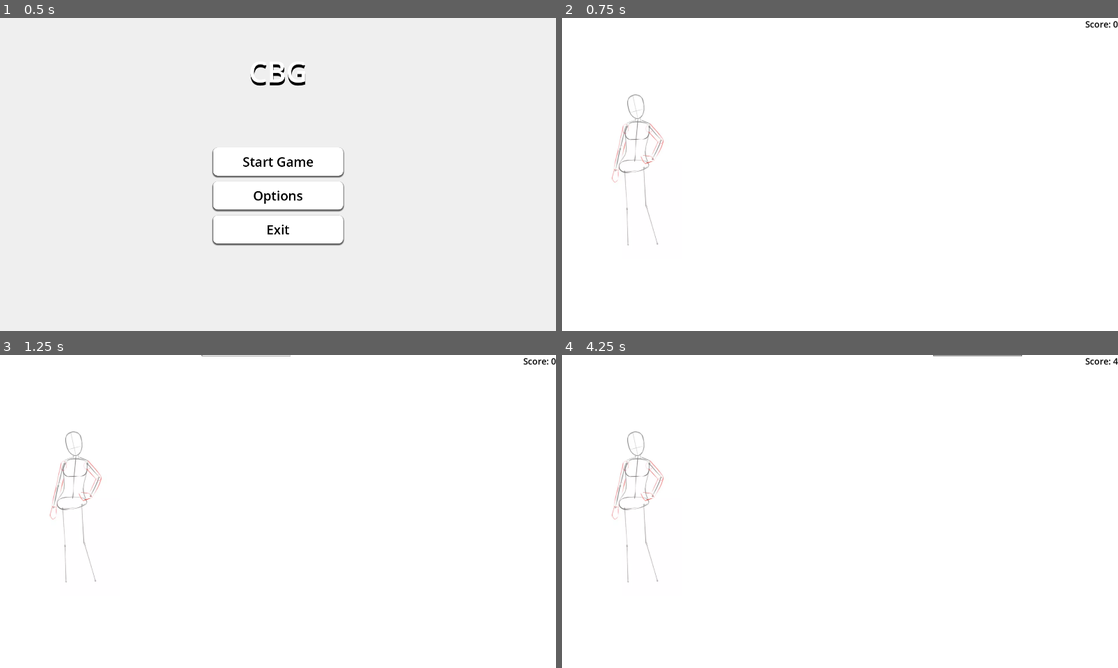
Above: before the commit, frames 1-4 (two rows, left to right).
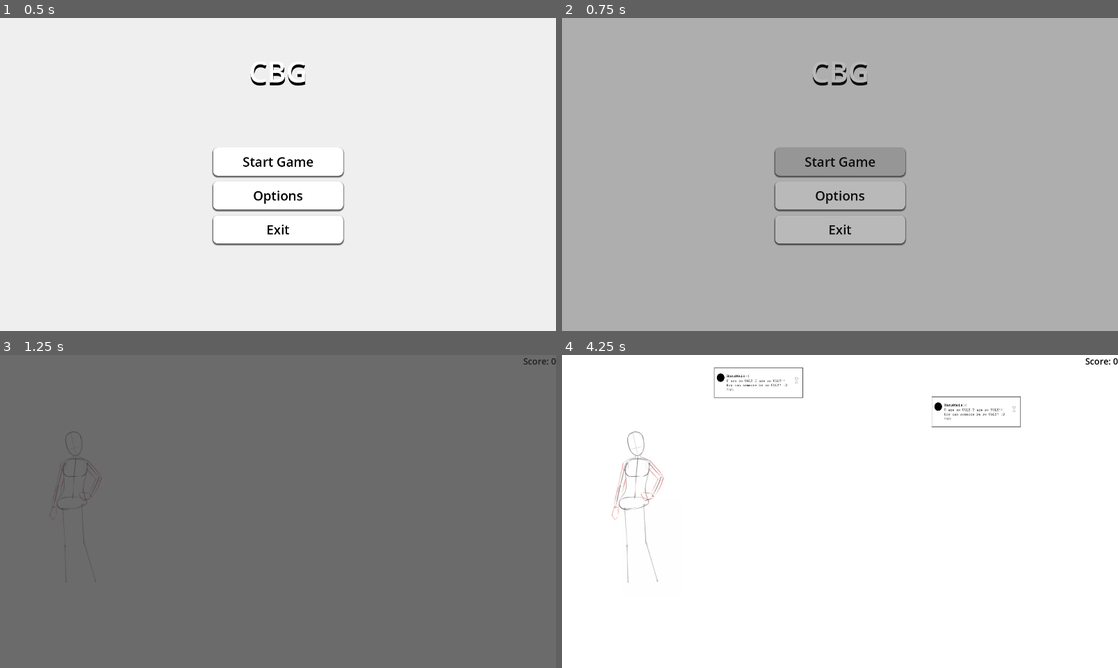
Above: after the commit, the same moments.

Repository: Gultendier/CBG
Game: Godot game, scene res://main_menu.tscn
Two runs of this game, one before a commit and one after it. Both use one fixed random seed, a clock stepped at 60 frames per second and the inputs below.
Inputs (mouse positions are in pixels of both pictures, inside the frame that each line leads up to):
- Up to frame 1 (0.5 s): no input
- Up to frame 2 (0.75 s): click "Start Game" at 0.5 s
- Up to frame 3 (1.25 s): no input
- Up to frame 4 (4.25 s): move the mouse to (962, 495) at 1.27 s; click (962, 495) at 1.42 s; tap Enter at 2 s; move the mouse to (728, 527) at 2.02 s; click (728, 527) at 2.17 s; move the mouse to (895, 442) at 2.77 s; click (895, 442) at 2.92 s; move the mouse to (812, 574) at 3.52 s; click (812, 574) at 3.67 s

Frame 1 is identical in both runs. In frame 2, 100% of the frame differs, in the area x 0-100%, y 0-100%; in frame 3, 100%; in frame 4, 0.7%.

Commit message:
changed project structure and added a transition

Diff:
--- a/main_menu.gd
+++ b/main_menu.gd
@@ -12,7 +12,9 @@
 
 
 func _on_start_pressed() -> void:
-	get_tree().change_scene_to_file("res://main_scene.tscn")
+	TransitionScreen.transition()
+	await TransitionScreen.on_transition_finished
+	get_tree().change_scene_to_file("res://main_scene/main_scene.tscn")
 
 func _on_options_pressed() -> void:
 	pass # Replace with function body.
--- /dev/null
+++ b/main_scene/main_scene.gd
@@ -0,0 +1,55 @@
+extends Node2D
+
+@export var falling_object_scene: PackedScene = preload("res://falling_objects/falling_object.tscn") # Preload the FallingObject scene
+@onready var countdown_timer: Timer = $SpeedTimer
+
+# Variables for spawning objects
+var spawn_timer: float = 1.0  # Time in seconds between each spawn
+var spawn_interval: float = 2.0  # Reset value for the timer
+var screen_size: Vector2 # Screen bounds to control where the objects are spawned
+
+func _ready():
+	# Get the screen size
+	screen_size = get_viewport_rect().size
+	# Start spawning objects
+	spawn_object()
+
+func _process(delta):
+	# Decrease the spawn timer
+	spawn_timer -= delta
+	if spawn_timer <= 0:
+		spawn_object()
+		spawn_timer = spawn_interval  # Reset the timer
+
+	update_score_label() # Continuously update the label to display the current score
+
+# Function to spawn a falling object
+func spawn_object():
+	# Instantiate the falling object scene
+	var falling_object = falling_object_scene.instantiate()
+	# Get the viewport rectangle
+	var viewport = get_viewport_rect()
+	# Calculate the center point
+	var center_x = viewport.size.x * 0.5
+	# Determine the distance from the center (1/4 of the screen width)
+	var distance_from_center = viewport.size.x * 0.25
+	 # Generate random offsets
+	var random_offset_x = randf_range(-distance_from_center, distance_from_center)
+	# Calculate the final spawn position
+	var spawn_position = Vector2(center_x + random_offset_x, -70)
+	# Set the position of the falling object
+	falling_object.position = spawn_position
+	# Start falling animation
+
+	# Add the object as a child of the main scene
+	add_child(falling_object)
+
+
+
+func update_score_label():
+	$CanvasLayer/HBoxContainer/ScoreBoard.text = "Score: " + str(ScoreBoard.score) # Update the Label's text to reflect the global score
+
+# Timer for the speed increase of falling_objects
+func _on_speed_timer_timeout() -> void:
+	GameProgress.increase_speed()
+	print("Timer")
--- /dev/null
+++ b/main_scene/main_scene.tscn
@@ -0,0 +1,45 @@
+[gd_scene load_steps=5 format=3 uid="uid://ddhp5vwym302n"]
+
+[ext_resource type="Script" path="res://main_scene/main_scene.gd" id="1_4trfh"]
+[ext_resource type="Script" path="res://main_scene/score_board/label.gd" id="2_ft3gt"]
+[ext_resource type="Texture2D" uid="uid://2cejsksp6c3r" path="res://image/girl/girlPlaceholder.png" id="3_a0h55"]
+
+[sub_resource type="Theme" id="Theme_suvf8"]
+
+[node name="Node2D" type="Node2D"]
+script = ExtResource("1_4trfh")
+
+[node name="CanvasLayer" type="CanvasLayer" parent="."]
+
+[node name="HBoxContainer" type="HBoxContainer" parent="CanvasLayer"]
+anchors_preset = 1
+anchor_left = 1.0
+anchor_right = 1.0
+offset_left = -40.0
+offset_bottom = 40.0
+grow_horizontal = 0
+
+[node name="ScoreBoard" type="Label" parent="CanvasLayer/HBoxContainer"]
+layout_mode = 2
+size_flags_horizontal = 8
+size_flags_vertical = 1
+theme = SubResource("Theme_suvf8")
+theme_override_font_sizes/font_size = 30
+script = ExtResource("2_ft3gt")
+
+[node name="SpeedTimer" type="Timer" parent="."]
+wait_time = 30.0
+autostart = true
+
+[node name="HBoxContainer" type="HBoxContainer" parent="."]
+offset_right = 525.0
+offset_bottom = 1082.0
+alignment = 1
+
+[node name="TextureRect" type="TextureRect" parent="HBoxContainer"]
+layout_mode = 2
+size_flags_horizontal = 6
+size_flags_vertical = 4
+texture = ExtResource("3_a0h55")
+
+[connection signal="timeout" from="SpeedTimer" to="." method="_on_speed_timer_timeout"]
--- /dev/null
+++ b/main_scene/score_board/label.gd
@@ -0,0 +1,11 @@
+extends Label
+
+
+# Called when the node enters the scene tree for the first time.
+func _ready() -> void:
+	var black = Color(0,0,0)
+	set("theme_override_colors/font_color",black)
+
+# Called every frame. 'delta' is the elapsed time since the previous frame.
+func _process(delta: float) -> void:
+	pass
--- /dev/null
+++ b/main_scene/score_board/score_board.gd
@@ -0,0 +1,16 @@
+extends Node
+
+var score: int = 0
+
+func add_score(value: int):
+	score += value
+	print(score)
+
+# Called when the node enters the scene tree for the first time.
+func _ready() -> void:
+	pass # Replace with function body.
+
+
+# Called every frame. 'delta' is the elapsed time since the previous frame.
+func _process(delta: float) -> void:
+	pass
--- a/project.godot
+++ b/project.godot
@@ -17,8 +17,9 @@
 
 [autoload]
 
-ScoreBoard="*res://score_board.gd"
+ScoreBoard="*res://main_scene/score_board/score_board.gd"
 GameProgress="*res://game_progress.gd"
+TransitionScreen="*res://transition_screen.tscn"
 
 [display]
 
--- /dev/null
+++ b/transition_screen.gd
@@ -0,0 +1,20 @@
+extends CanvasLayer
+
+signal on_transition_finished
+
+@onready var color_rect = $ColorRect
+@onready var animation_player = $AnimationPlayer
+
+func _ready():
+	color_rect.visible = false
+	animation_player.animation_finished.connect(_on_animation_finished)
+
+func _on_animation_finished(animation_name):
+	if animation_name == "fade_to_black":
+		on_transition_finished.emit()
+		animation_player.play("fade_to_normal")
+	elif animation_name == "fade_to_normal":
+		color_rect.visible = false
+func transition():
+	color_rect.visible = true
+	animation_player.play("fade_to_black")
--- /dev/null
+++ b/transition_screen.tscn
@@ -0,0 +1,74 @@
+[gd_scene load_steps=6 format=3 uid="uid://dqwd2c5ua63qy"]
+
+[ext_resource type="Script" path="res://transition_screen.gd" id="1_4t2q2"]
+
+[sub_resource type="Animation" id="Animation_plnf0"]
+resource_name = "fade_to_black"
+length = 0.5
+tracks/0/type = "value"
+tracks/0/imported = false
+tracks/0/enabled = true
+tracks/0/path = NodePath("ColorRect:modulate")
+tracks/0/interp = 1
+tracks/0/loop_wrap = true
+tracks/0/keys = {
+"times": PackedFloat32Array(0, 0.5),
+"transitions": PackedFloat32Array(1, 1),
+"update": 0,
+"values": [Color(1, 1, 1, 0), Color(1, 1, 1, 1)]
+}
+
+[sub_resource type="Animation" id="Animation_uvgl0"]
+length = 0.001
+tracks/0/type = "value"
+tracks/0/imported = false
+tracks/0/enabled = true
+tracks/0/path = NodePath("ColorRect:modulate")
+tracks/0/interp = 1
+tracks/0/loop_wrap = true
+tracks/0/keys = {
+"times": PackedFloat32Array(0),
+"transitions": PackedFloat32Array(1),
+"update": 0,
+"values": [Color(1, 1, 1, 0)]
+}
+
+[sub_resource type="Animation" id="Animation_fsj2t"]
+resource_name = "fade_to_normal"
+length = 0.5
+tracks/0/type = "value"
+tracks/0/imported = false
+tracks/0/enabled = true
+tracks/0/path = NodePath("ColorRect:modulate")
+tracks/0/interp = 1
+tracks/0/loop_wrap = true
+tracks/0/keys = {
+"times": PackedFloat32Array(0, 0.5),
+"transitions": PackedFloat32Array(1, 1),
+"update": 0,
+"values": [Color(1, 1, 1, 1), Color(1, 1, 1, 0)]
+}
+
+[sub_resource type="AnimationLibrary" id="AnimationLibrary_c63jn"]
+_data = {
+"RESET": SubResource("Animation_uvgl0"),
+"fade_to_black": SubResource("Animation_plnf0"),
+"fade_to_normal": SubResource("Animation_fsj2t")
+}
+
+[node name="TransitionScreen" type="CanvasLayer"]
+script = ExtResource("1_4t2q2")
+
+[node name="ColorRect" type="ColorRect" parent="."]
+modulate = Color(1, 1, 1, 0)
+anchors_preset = 15
+anchor_right = 1.0
+anchor_bottom = 1.0
+grow_horizontal = 2
+grow_vertical = 2
+color = Color(0.172833, 0.172833, 0.172833, 1)
+
+[node name="AnimationPlayer" type="AnimationPlayer" parent="."]
+libraries = {
+"": SubResource("AnimationLibrary_c63jn")
+}
